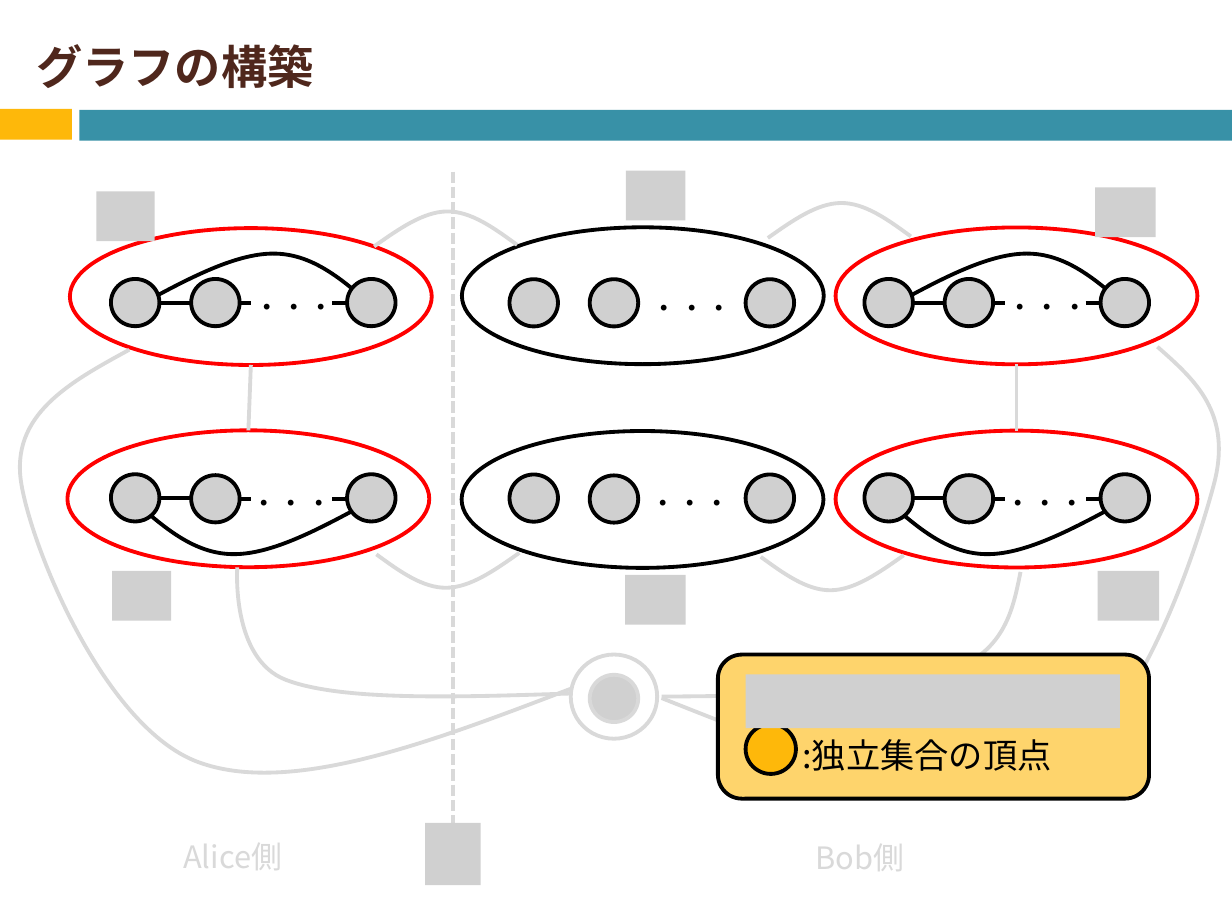
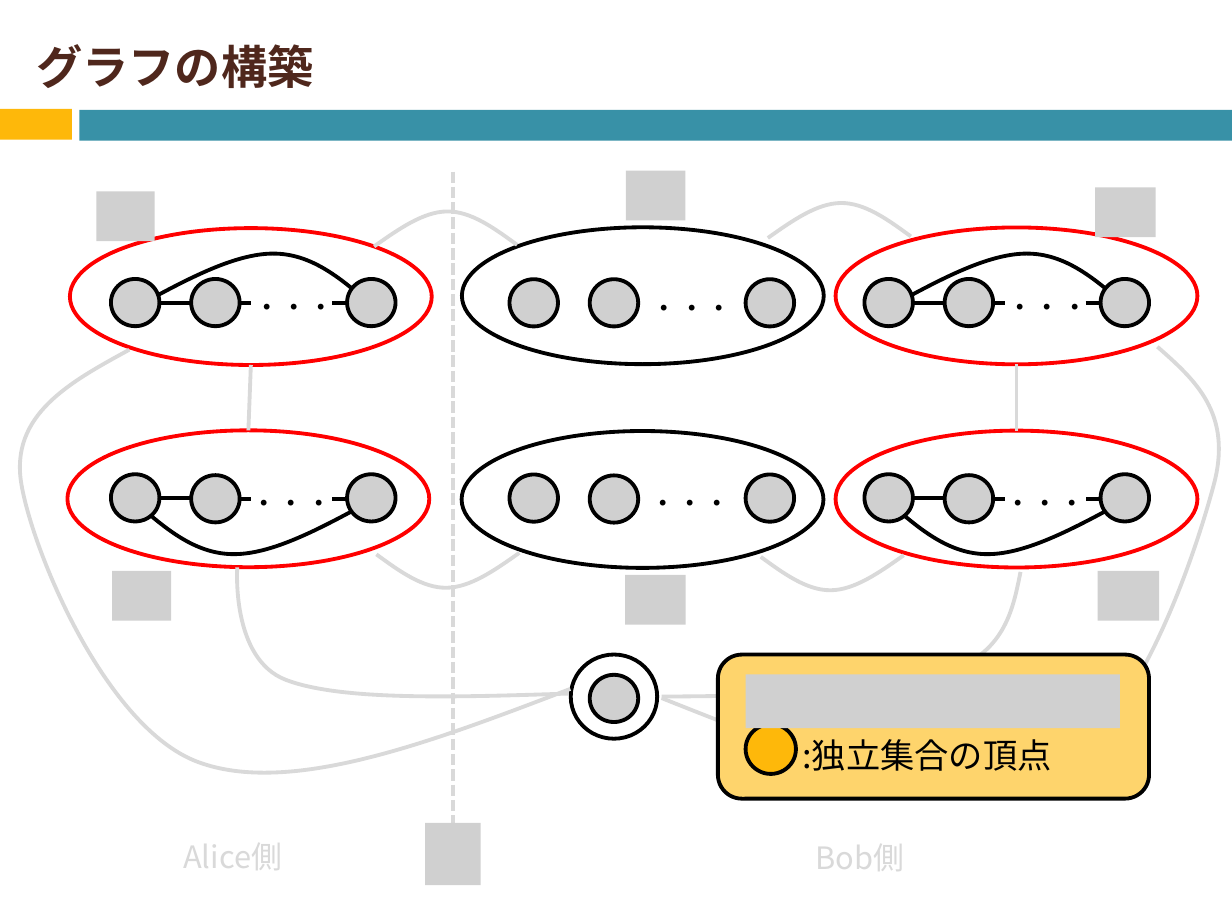
Before and after one commit to Izulabo-nitech/Distributed_Complexity_of_k-Maximal_Independent_Set_Verification, a slide deck: slide 21 of chukan/chukan2020_sato.pptx. Drawn at 1232x924 pixels with LibreOffice and Linux fonts; fonts in the diff are those of the drawing; grey boxes stand for pictures. Boxes give left, top, right and bottom in pixels: in the first picture for what was removed or moved away, otherwise in the second. Text is boxed around its words. In the diff, an @@ line names an element or a change of style, - is before the commit and + after.

```diff
--- a/chukan/chukan2020_sato.pptx
+++ b/chukan/chukan2020_sato.pptx
@@ ellipse at (570,654,657,738): outline #D9D9D9 2.25 pt to #000000 2.25 pt @@
```
Also in this commit, not shown: 2 other slides changed.
